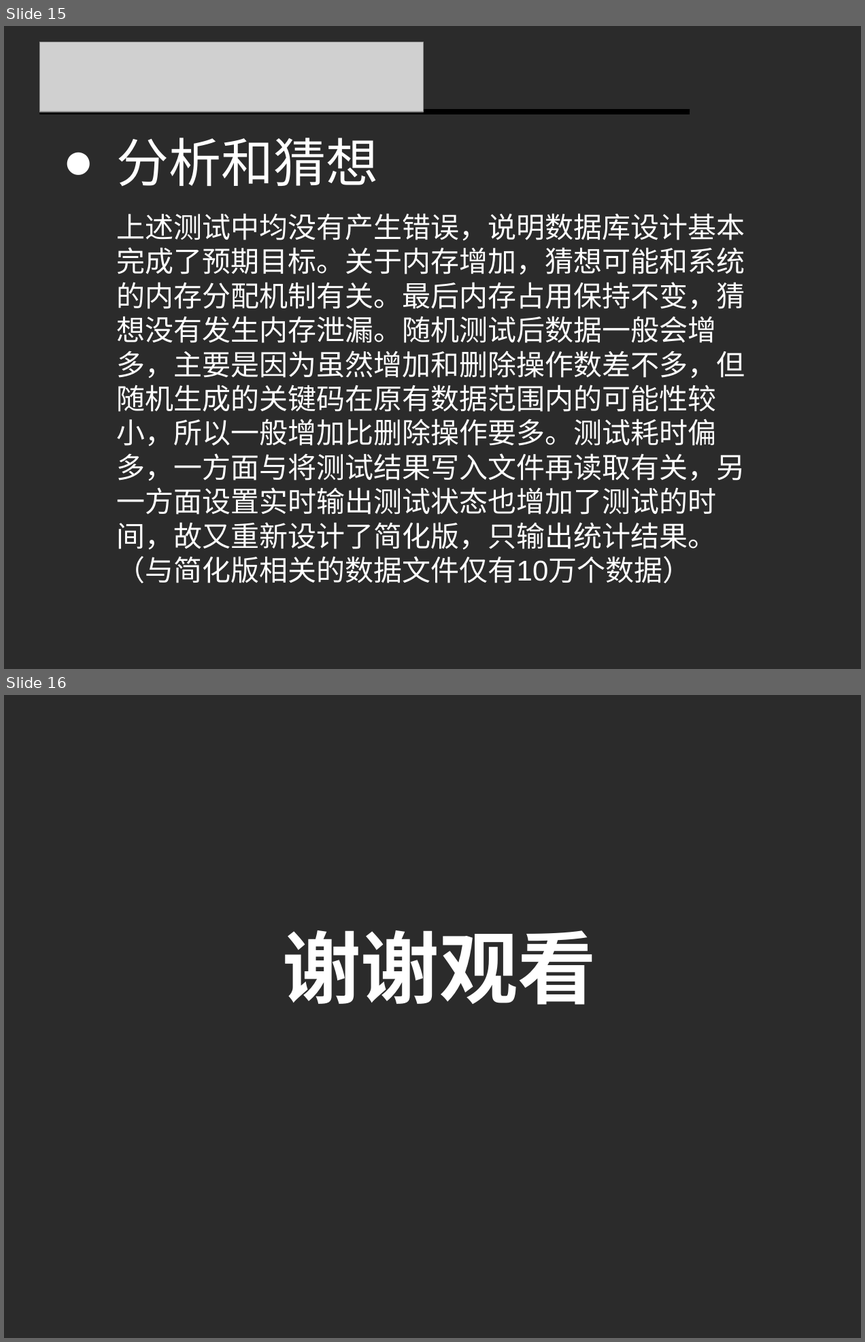
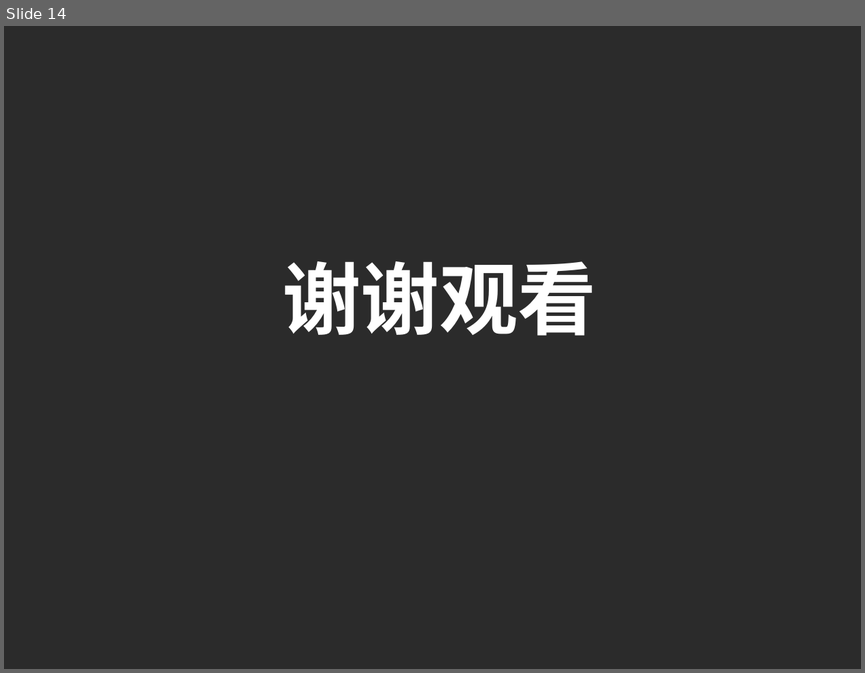
Before and after one commit to Ivanyinfan/Database-2017.7.22, a slide deck: Document/模拟数据库.ppt. Shown one above the other, each under a label of ours: slides 15 and 16 before the commit, slide 14 after it. The pictures are 865x1342 and 865x673 pixels, drawn with LibreOffice and Linux fonts; fonts in the diff are those of the drawing; grey boxes stand for pictures; background and template pictures are left out; a plain dark background stands for a picture behind light text. Boxes give left, top, right and bottom in pixels: in the first picture for what was removed or moved away, otherwise in the second. Text is boxed around its words. In the diff, an @@ line names an element or a change of style, - is before the commit and + after.

```diff
--- a/Document/模拟数据库.ppt
+++ b/Document/模拟数据库.ppt
@@ slide 15 removed at (x1=4, y1=26, x2=861, y2=669), background picture (left out) @@
@@ picture removed at (x1=40, y1=42, x2=424, y2=112) @@
@@ line removed from (40, 112) to (689, 112) @@
@@ text removed at (x1=117, y1=138, x2=379, y2=186) @@
-● 分析和猜想
@@ text removed at (x1=117, y1=213, x2=745, y2=583) @@
-上述测试中均没有产生错误，说明数据库设计基本完成了预期目标。关于内存增加，猜想可能和系统的内存分配机制有关。最后内存占用保持不变，猜想没有发生内存泄漏。随机测试后数据一般会增多，主要是因为虽然增加和删除操作数差不多，但随机生成的关键码在原有数据范围内的可能性较小，所以一般增加比删除操作要多。测试耗时偏多，一方面与将测试结果写入文件再读取有关，另一方面设置实时输出测试状态也增加了测试的时间，故又重新设计了简化版，只输出统计结果。（与简化版相关的数据文件仅有10万个数据）
@@ what was slide 16 is now slide 14 @@
```
Also in this commit, not shown: 5 slides changed, 6 slides added, 7 other slides removed, 2 other files.
